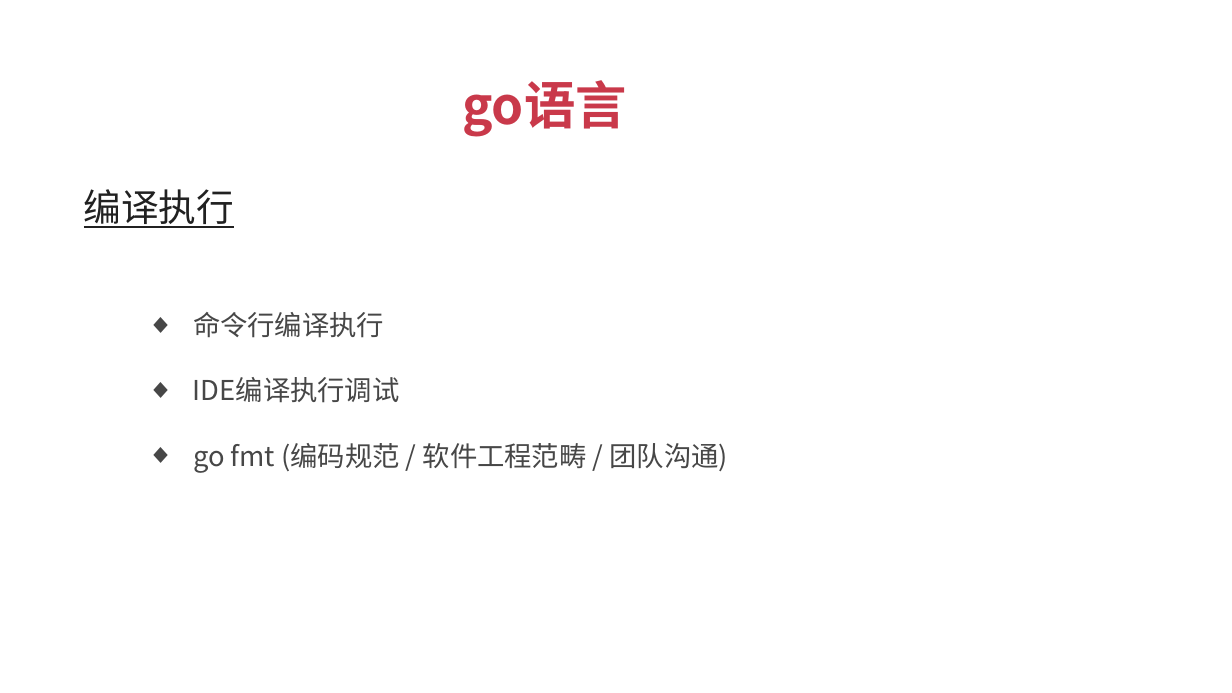
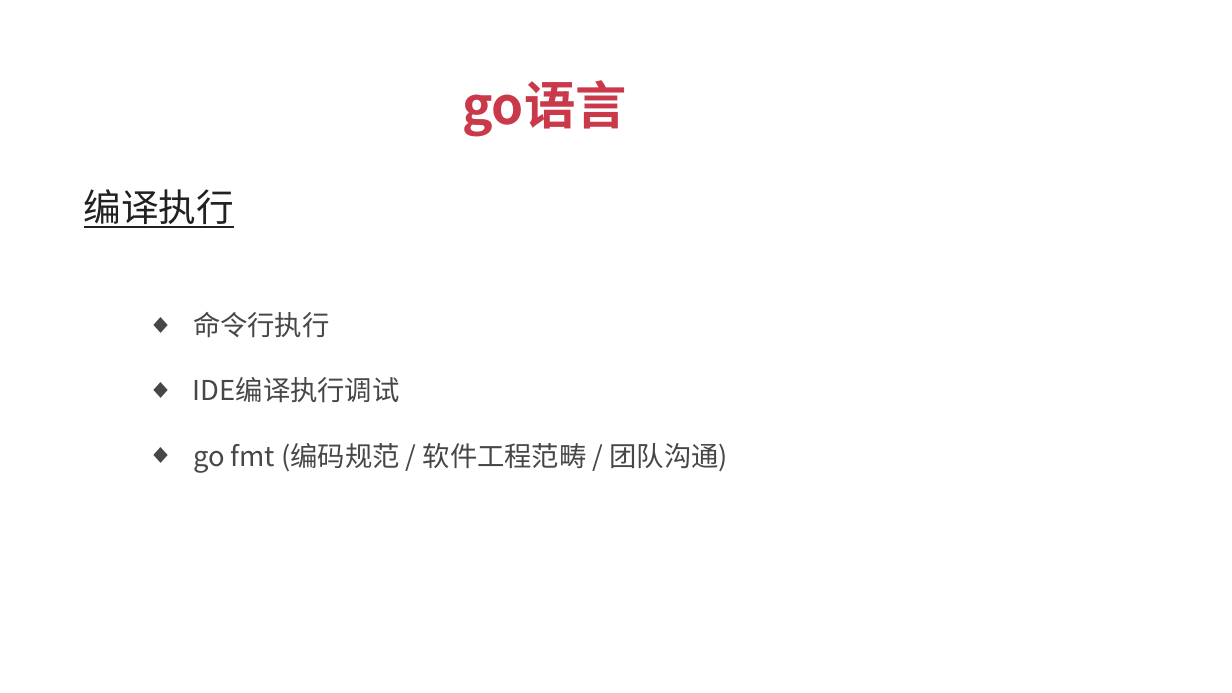
Before and after one commit to xuqiang76/golang, a slide deck: slide 11 of tuling/go语言_傻大猫.pptx. Drawn at 1232x693 pixels with LibreOffice and Linux fonts; fonts in the diff are those of the drawing. Boxes give left, top, right and bottom in pixels: in the first picture for what was removed or moved away, otherwise in the second. Text is boxed around its words. In the diff, an @@ line names an element or a change of style, - is before the commit and + after.

```diff
--- a/tuling/go语言_傻大猫.pptx
+++ b/tuling/go语言_傻大猫.pptx
@@ text at (x1=193, y1=312, x2=329, y2=338): text changed @@
-  ◆ 命令行编译执行
+  ◆ 命令行执行
```
Also in this commit, not shown: 1 other slide changed, 3 slides added, 3 slides removed, 5 other files.
